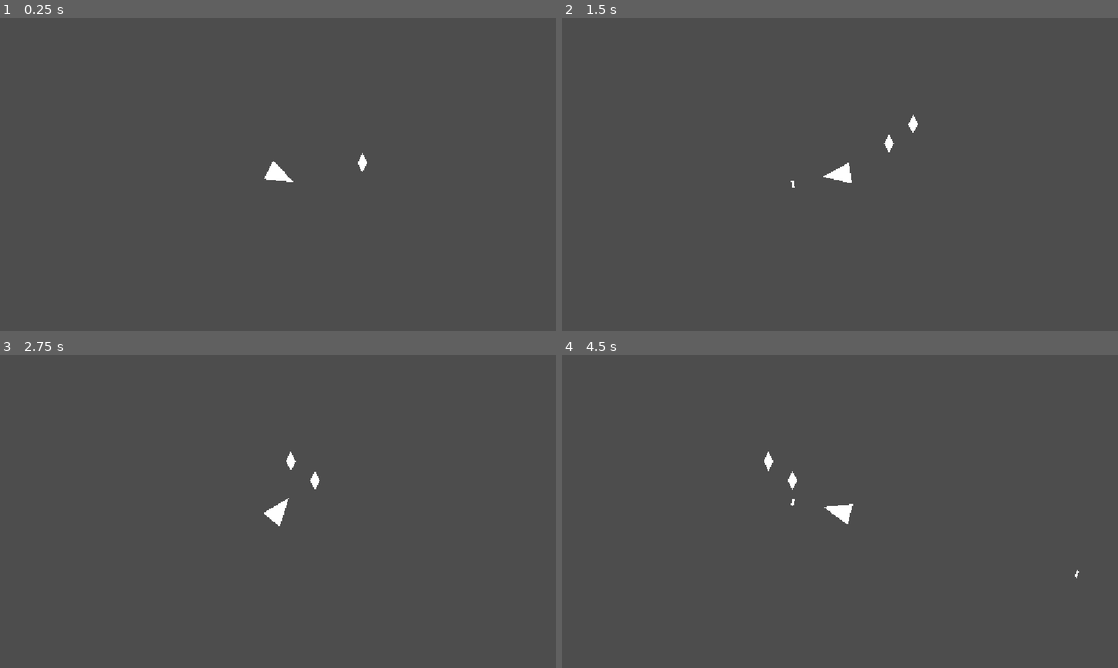
Above: before the commit, frames 1-4 (two rows, left to right).
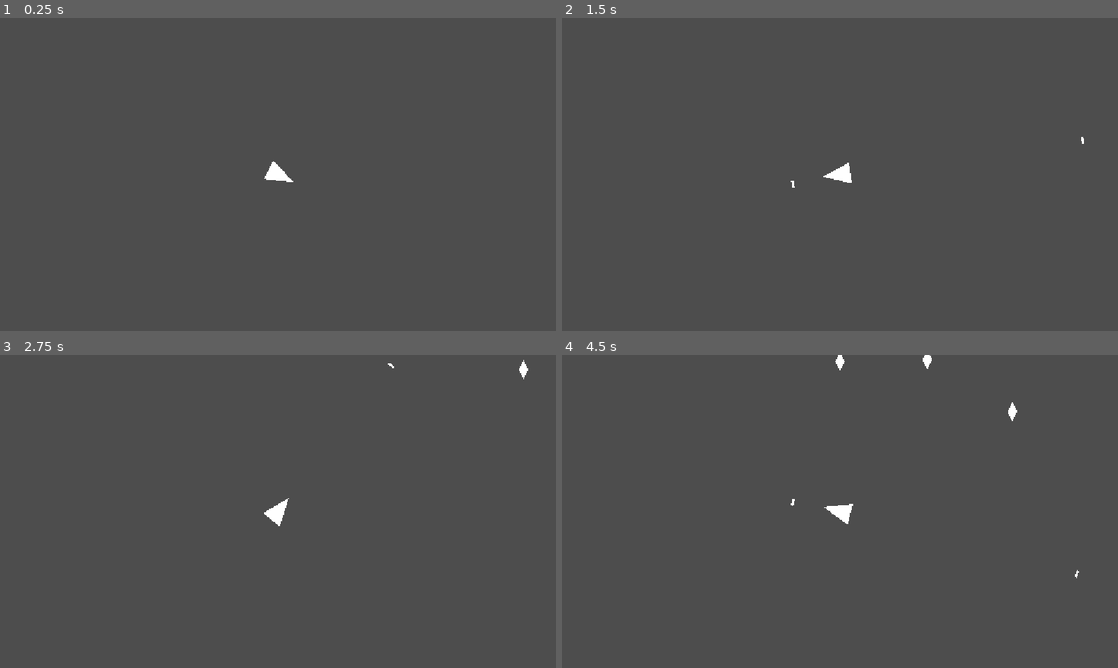
Above: after the commit, the same moments.

Repository: dreik123/MusicBullet
Game: Godot game, scene res://main.tscn
The game is run twice, just before and just after one commit, with the same random seed, the same clock (stepped at 60 frames per second) and the same inputs.
Inputs (mouse positions are in pixels of both pictures, inside the frame that each line leads up to):
- Up to frame 1 (0.25 s): no input
- Up to frame 2 (1.5 s): move the mouse to (962, 158) at 0.52 s; press the mouse at (962, 158) at 0.53 s; move the mouse to (728, 190) at 1.27 s; release the mouse at (728, 190) at 1.28 s; click (728, 190) at 1.35 s
- Up to frame 3 (2.75 s): move the mouse to (333, 442) at 2.02 s; press the mouse at (333, 442) at 2.03 s
- Up to frame 4 (4.5 s): move the mouse to (812, 574) at 2.77 s; release the mouse at (812, 574) at 2.78 s; click (812, 574) at 2.85 s; move the mouse to (1006, 558) at 3.52 s; press the mouse at (1006, 558) at 3.53 s; move the mouse to (673, 464) at 4.27 s; release the mouse at (673, 464) at 4.28 s; click (673, 464) at 4.35 s

The runs differ from the first frame. In frame 1, less than 0.1% of the frame differs, in the area x 64-66%, y 43-50%; in frame 2, 0.1%; in frame 3, 0.2%; in frame 4, 0.3%, in the area x 36-82%, y 0-44%.

Commit message:
setuped notes trajectory

Diff:
--- a/main.gd
+++ b/main.gd
@@ -1,6 +1,11 @@
 extends Node2D
 
 @export var note_scene: PackedScene
+
+const NOTE_SPAWN_MARGIN = 100.0
+const PITCH_ANGLE_STEP = 15.0
+const MIN_SPAWN_ANGLE = -180.0
+const MAX_SPAWN_ANGLE = 0.0
 
 var music_time = 0.0
 var next_note_index = 0
@@ -50,12 +55,32 @@
 	var note = note_scene.instantiate()
 	add_child(note)
 
+	var viewport_rect = get_viewport_rect()
+	var viewport_size = viewport_rect.size
+	var half_screen_diagonal = sqrt(
+		pow(viewport_size.x / 2.0, 2) + pow(viewport_size.y / 2.0, 2)
+	)
+	var player_position = $Player.global_position
+	var farthest_corner_distance = max(
+		max(
+			player_position.distance_to(viewport_rect.position),
+			player_position.distance_to(Vector2(viewport_rect.end.x, viewport_rect.position.y))
+		),
+		max(
+			player_position.distance_to(Vector2(viewport_rect.position.x, viewport_rect.end.y)),
+			player_position.distance_to(viewport_rect.end)
+		)
+	)
+	var spawn_radius = max(half_screen_diagonal, farthest_corner_distance) + NOTE_SPAWN_MARGIN
+	var spawn_angle = clamp(
+		-90.0 + (note_data["pitch"] - 60) * PITCH_ANGLE_STEP,
+		MIN_SPAWN_ANGLE,
+		MAX_SPAWN_ANGLE
+	)
+	note.global_position = player_position + Vector2.from_angle(deg_to_rad(spawn_angle)) * spawn_radius
+
 	note.setup(
 		note_data["time"] - note_travel_time,
-		note_data["pitch"]
+		note_data["pitch"],
+		player_position
 	)
-
-	note.position = Vector2(
-		576 + note.note_speed * note_travel_time,
-		300 - (note.pitch - 60) * 20
-	)
--- a/note.gd
+++ b/note.gd
@@ -3,12 +3,20 @@
 @export var time: float
 @export var pitch: int
 @export var note_speed = 100.0
+var target_position: Vector2
+var direction: Vector2
 
-func setup(note_time: float, note_pitch: int):
+func setup(note_time: float, note_pitch: int, note_target_position: Vector2):
 	time = note_time
 	pitch = note_pitch
+	target_position = note_target_position
+	direction = global_position.direction_to(target_position)
 
 func _process(delta):
-	position.x -= note_speed * delta
-	if global_position.x < -100:
+	var distance_to_target = global_position.distance_to(target_position)
+	if distance_to_target <= note_speed * delta:
+		global_position = target_position
 		queue_free()
+		return
+
+	global_position += direction * note_speed * delta
